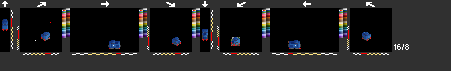
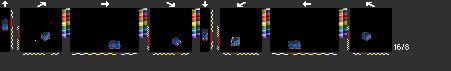
Revision of a layered 451×71 image; what changed, layer by layer:
showed "light" over [3,28,371,44]
added layer "2" above "1_srj" over [2,21,371,46]
hid "1_srj" over [2,21,371,46]
